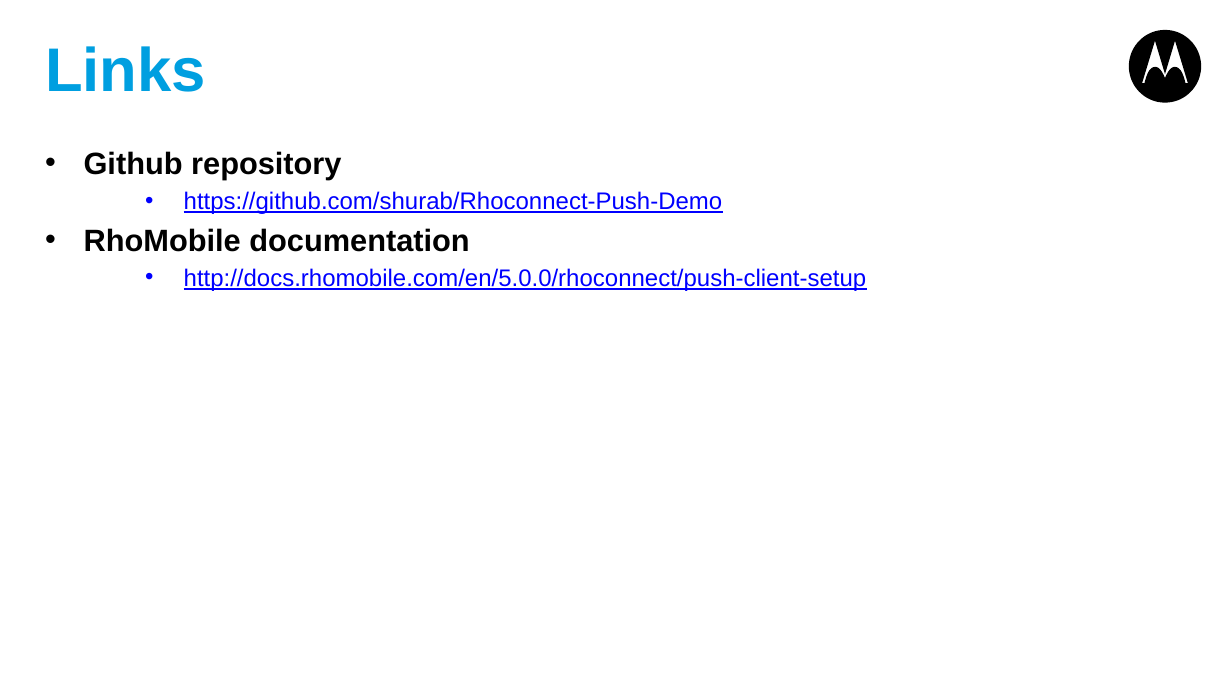
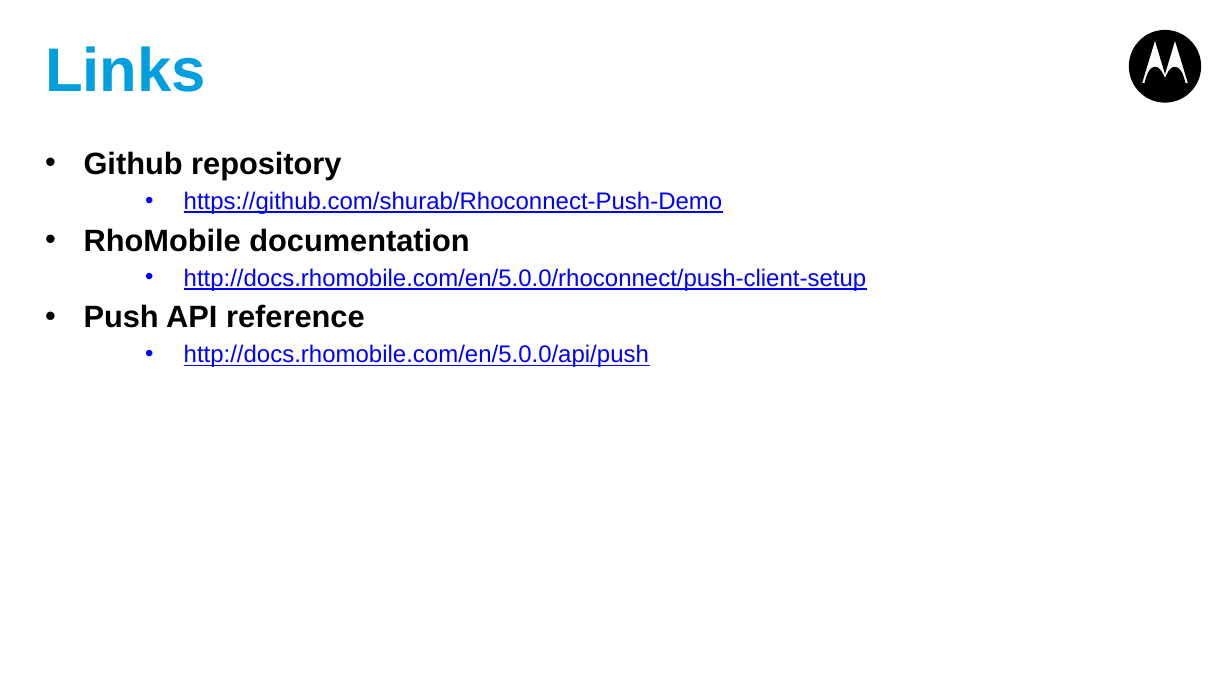
Before and after one commit to shurab/Rhoconnect-Push-Demo, a slide deck: slide 12 of RhoConnect-Push.pptx. Drawn at 1232x693 pixels with LibreOffice and Linux fonts; fonts in the diff are those of the drawing. Boxes give left, top, right and bottom in pixels: in the first picture for what was removed or moved away, otherwise in the second. Text is boxed around its words. In the diff, an @@ line names an element or a change of style, - is before the commit and + after.

Commit message:
Added Push API to Links slide.

```diff
--- a/RhoConnect-Push.pptx
+++ b/RhoConnect-Push.pptx
@@ text at (x1=84, y1=304, x2=649, y2=367): paragraphs added @@
+• Push API reference
+  • http://docs.rhomobile.com/en/5.0.0/api/push
```
Also in this commit, not shown: 1 other slide changed.
